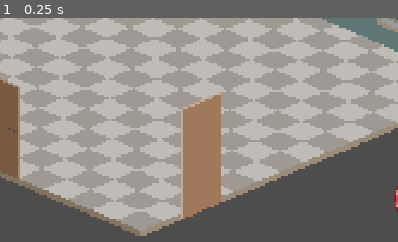
Above: before the commit, frame 1.
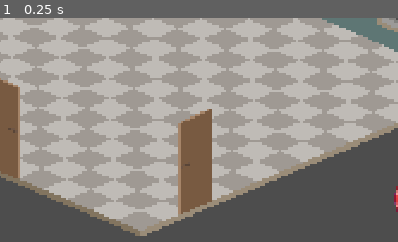
Above: after the commit, the same moment.

Repository: kreativna-blokada/blokadna-glasalica
Game: Godot game, scene res://!project/build/design/scenes/game.tscn
Two runs of this game, one before a commit and one after it. Both use one fixed random seed, a clock stepped at 60 frames per second and the inputs below.
Inputs:
- Up to frame 1 (0.25 s): no input
The pictures show only the part of the screen within x 34-84%, y 50-100%; the shares and areas given below are measured in that part.

The runs differ from the first frame. In frame 1, 5.2% of the frame differs, in the area x 44-56%, y 33-90%.

Commit message:
Adapting to new assets added

Diff:
--- a/!project/build/config/globals.gd
+++ b/!project/build/config/globals.gd
@@ -91,45 +91,45 @@
 
 var VoterFactory: Dictionary[Variant, Variant] = {
 	Voter.Player: {
-		"Texture2D": "res://!project/assets/art/player.png",
+		"Texture2D": "res://!project/art/player.png",
 	},
 	Voter.Blue: {
-		"Texture2D": "res://!project/assets/art/player-blue.png",
+		"Texture2D": "res://!project/art/player-blue.png",
 	},
 	Voter.Brown: {
-		"Texture2D": "res://!project/assets/art/player-brown.png",
+		"Texture2D": "res://!project/art/player-brown.png",
 	},
 	Voter.Green: {
-		"Texture2D": "res://!project/assets/art/player-green.png",
+		"Texture2D": "res://!project/art/player-green.png",
 	},
 	Voter.Red: {
-		"Texture2D": "res://!project/assets/art/player-red.png",
+		"Texture2D": "res://!project/art/player-red.png",
 	},
 	Voter.Teal: {
-		"Texture2D": "res://!project/assets/art/player-teal.png",
+		"Texture2D": "res://!project/art/player-teal.png",
 	},
 	Voter.Lapis: {
-		"Texture2D": "res://!project/assets/art/player-lapis.png",
+		"Texture2D": "res://!project/art/player-lapis.png",
 	},
 	Voter.Azure: {
-		"Texture2D": "res://!project/assets/art/player-azure.png",
+		"Texture2D": "res://!project/art/player-azure.png",
 	},
 	Voter.Cobalt: {
-		"Texture2D": "res://!project/assets/art/player-cobalt.png",
+		"Texture2D": "res://!project/art/player-cobalt.png",
 	},
 }
 
 var VoterStopsSound: Dictionary = {
-	4: "res://!project/assets/audio/round-one.mp3",
-	5: "res://!project/assets/audio/round-two.mp3",
-	6: "res://!project/assets/audio/round-three.mp3",
-	7: "res://!project/assets/audio/round-four.mp3",
-	9: "res://!project/assets/audio/round-five.mp3",
-	12: "res://!project/assets/audio/choose-your-destiny.mp3",
+	4: "res://!project/audio/round-one.mp3",
+	5: "res://!project/audio/round-two.mp3",
+	6: "res://!project/audio/round-three.mp3",
+	7: "res://!project/audio/round-four.mp3",
+	9: "res://!project/audio/round-five.mp3",
+	12: "res://!project/audio/choose-your-destiny.mp3",
 }
 
 var VoterIdleAnimations: Dictionary = {
-	"Texture2D": "res://!project/assets/art/player2.png",
+	"Texture2D": "res://!project/art/player.png",
 	"Animation": {
 		Direction.TopLeft:     { "Name": "top-left",     "Frame Coord": {"x": 0, "y": 4} },
 		Direction.TopRight:    { "Name": "top-right",    "Frame Coord": {"x": 1, "y": 4} },
--- a/!project/build/design/scenes/actors/character.tscn
+++ b/!project/build/design/scenes/actors/character.tscn
@@ -1,7 +1,9 @@
 [gd_scene format=3 uid="uid://d2ah82i7p56vk"]
 
 [ext_resource type="Script" uid="uid://r52riejfxhoe" path="res://!project/build/design/scenes/actors/character.gd" id="1_b5jgq"]
-[ext_resource type="Texture2D" uid="uid://de54xjknr5p38" path="res://!project/assets/art/balloon-dream.png" id="2_85jrd"]
+[ext_resource type="Texture2D" uid="uid://de54xjknr5p38" path="res://!project/art/balloon-dream.png" id="2_85jrd"]
+
+[sub_resource type="ShaderMaterial" id="ShaderMaterial_b5jgq"]
 
 [node name="Character" type="CharacterBody2D" unique_id=1417136144]
 collision_layer = 0
@@ -72,3 +74,6 @@
 [node name="CollisionShape2D" type="CollisionShape2D" parent="." unique_id=312657875]
 
 [node name="AnimationPlayer" type="AnimationPlayer" parent="." unique_id=830087118]
+
+[node name="AnimatedSprite2D" type="AnimatedSprite2D" parent="." unique_id=117126962]
+material = SubResource("ShaderMaterial_b5jgq")
--- a/!project/build/design/scenes/actors/voter.tscn
+++ b/!project/build/design/scenes/actors/voter.tscn
@@ -2,7 +2,7 @@
 
 [ext_resource type="PackedScene" uid="uid://d2ah82i7p56vk" path="res://!project/build/design/scenes/actors/character.tscn" id="1_5suuu"]
 [ext_resource type="Script" uid="uid://8cjtw14xitbg" path="res://!project/build/design/scenes/actors/voter.gd" id="2_5suuu"]
-[ext_resource type="Texture2D" uid="uid://cct3uwf0t5cpk" path="res://!project/assets/art/player.png" id="3_3da2g"]
+[ext_resource type="Texture2D" uid="uid://cct3uwf0t5cpk" path="res://!project/art/player.png" id="3_3da2g"]
 
 [sub_resource type="Animation" id="Animation_014nc"]
 length = 0.001
--- a/!project/build/design/scenes/actors/voters.tscn
+++ b/!project/build/design/scenes/actors/voters.tscn
@@ -1,14 +1,14 @@
 [gd_scene format=3 uid="uid://l36qbvcwr0t3"]
 
-[ext_resource type="Texture2D" uid="uid://cct3uwf0t5cpk" path="res://!project/assets/art/player.png" id="1_8dbqw"]
-[ext_resource type="Texture2D" uid="uid://d0hq7kqjrqynq" path="res://!project/assets/art/player-blue.png" id="2_tye60"]
-[ext_resource type="Texture2D" uid="uid://cmbo8xc0adei3" path="res://!project/assets/art/player-brown.png" id="3_ura76"]
-[ext_resource type="Texture2D" uid="uid://1qmibcqkntq0" path="res://!project/assets/art/player-green.png" id="4_65gjf"]
-[ext_resource type="Texture2D" uid="uid://csvtqh5axdfw8" path="res://!project/assets/art/player-red.png" id="5_mipfj"]
-[ext_resource type="Texture2D" uid="uid://mb1r5br6qn7l" path="res://!project/assets/art/player-teal.png" id="6_eslrs"]
-[ext_resource type="Texture2D" uid="uid://ciatxgtdafkjp" path="res://!project/assets/art/player-lapis.png" id="7_ax7bo"]
-[ext_resource type="Texture2D" uid="uid://dfyeqnk15la0k" path="res://!project/assets/art/player-azure.png" id="8_gn7ng"]
-[ext_resource type="Texture2D" uid="uid://cn2b8eq2e1l2u" path="res://!project/assets/art/player-cobalt.png" id="9_im5pl"]
+[ext_resource type="Texture2D" uid="uid://cct3uwf0t5cpk" path="res://!project/art/player.png" id="1_8dbqw"]
+[ext_resource type="Texture2D" uid="uid://d0hq7kqjrqynq" path="res://!project/art/player-blue.png" id="2_tye60"]
+[ext_resource type="Texture2D" uid="uid://cmbo8xc0adei3" path="res://!project/art/player-brown.png" id="3_ura76"]
+[ext_resource type="Texture2D" uid="uid://1qmibcqkntq0" path="res://!project/art/player-green.png" id="4_65gjf"]
+[ext_resource type="Texture2D" uid="uid://csvtqh5axdfw8" path="res://!project/art/player-red.png" id="5_mipfj"]
+[ext_resource type="Texture2D" uid="uid://mb1r5br6qn7l" path="res://!project/art/player-teal.png" id="6_eslrs"]
+[ext_resource type="Texture2D" uid="uid://ciatxgtdafkjp" path="res://!project/art/player-lapis.png" id="7_ax7bo"]
+[ext_resource type="Texture2D" uid="uid://dfyeqnk15la0k" path="res://!project/art/player-azure.png" id="8_gn7ng"]
+[ext_resource type="Texture2D" uid="uid://cn2b8eq2e1l2u" path="res://!project/art/player-cobalt.png" id="9_im5pl"]
 
 [node name="Factory" type="Node" unique_id=1415317399]
 
--- a/!project/build/design/scenes/actors/voting_stop.tscn
+++ b/!project/build/design/scenes/actors/voting_stop.tscn
@@ -1,7 +1,7 @@
 [gd_scene format=3 uid="uid://dn4isvcgxdmwk"]
 
 [ext_resource type="Script" uid="uid://cae1qnef7dxoe" path="res://!project/build/design/scenes/actors/voting_stop.gd" id="1_6qwqr"]
-[ext_resource type="Texture2D" uid="uid://dx4ykehfm6ucs" path="res://!project/assets/art/abstractTile_28_cut.png" id="2_ttppt"]
+[ext_resource type="Texture2D" uid="uid://dx4ykehfm6ucs" path="res://!project/art/abstractTile_28_cut.png" id="2_ttppt"]
 
 [node name="VotingStop" type="Node2D" unique_id=330516695]
 script = ExtResource("1_6qwqr")
--- a/!project/build/design/scenes/game.tscn
+++ b/!project/build/design/scenes/game.tscn
@@ -1,19 +1,19 @@
 [gd_scene format=3 uid="uid://cugarisbw1qyg"]
 
 [ext_resource type="Script" uid="uid://egc5bohaewmh" path="res://!project/build/design/scenes/stage.gd" id="1_whd4d"]
-[ext_resource type="Texture2D" uid="uid://dtq2mbiupcaix" path="res://!project/assets/art/room.png" id="2_bmiuw"]
+[ext_resource type="Texture2D" uid="uid://dtq2mbiupcaix" path="res://!project/art/room.png" id="2_bmiuw"]
 [ext_resource type="PackedScene" uid="uid://dn4isvcgxdmwk" path="res://!project/build/design/scenes/actors/voting_stop.tscn" id="2_ywe5c"]
-[ext_resource type="Texture2D" uid="uid://dv8afp8brclto" path="res://!project/assets/art/door.png" id="3_nrnfg"]
+[ext_resource type="Texture2D" uid="uid://dv8afp8brclto" path="res://!project/art/door.png" id="3_nrnfg"]
 [ext_resource type="Script" uid="uid://dv4vi1n10xo74" path="res://!project/build/design/scenes/actors/voters.gd" id="3_whd4d"]
-[ext_resource type="Texture2D" uid="uid://ca7s4ygey62sb" path="res://!project/assets/art/UI/Button Right - unpressed.png" id="5_4hrqh"]
-[ext_resource type="Texture2D" uid="uid://d2qginyfevwft" path="res://!project/assets/art/door-right.png" id="6_exxqc"]
-[ext_resource type="Texture2D" uid="uid://ckqvc7clnlxsb" path="res://!project/assets/art/UI/Button Right - pressed.png" id="6_whd4d"]
-[ext_resource type="Texture2D" uid="uid://de1ikyebnqckx" path="res://!project/assets/art/UI/Button Wrong - unpressed.png" id="7_bmiuw"]
-[ext_resource type="Texture2D" uid="uid://bnvx7c6rfa3nd" path="res://!project/assets/art/UI/Button Wrong - pressed.png" id="8_exxqc"]
-[ext_resource type="Texture2D" uid="uid://cdcsfwp181ndh" path="res://!project/assets/art/UI/Button Select - unpressed.png" id="9_cuco4"]
-[ext_resource type="Texture2D" uid="uid://caxdq11kb2wrv" path="res://!project/assets/art/UI/Button Select - pressed.png" id="10_y28sd"]
-[ext_resource type="Texture2D" uid="uid://d2dk3gr6vypyj" path="res://!project/assets/art/UI/Button Initiate - unpressed.png" id="11_0bby2"]
-[ext_resource type="Texture2D" uid="uid://dj51chytcfrml" path="res://!project/assets/art/UI/Button Initiate - pressed.png" id="12_dk2sw"]
+[ext_resource type="Texture2D" uid="uid://ca7s4ygey62sb" path="res://!project/art/UI/Button Right - unpressed.png" id="5_4hrqh"]
+[ext_resource type="Texture2D" uid="uid://d2qginyfevwft" path="res://!project/art/door-right.png" id="6_exxqc"]
+[ext_resource type="Texture2D" uid="uid://ckqvc7clnlxsb" path="res://!project/art/UI/Button Right - pressed.png" id="6_whd4d"]
+[ext_resource type="Texture2D" uid="uid://de1ikyebnqckx" path="res://!project/art/UI/Button Wrong - unpressed.png" id="7_bmiuw"]
+[ext_resource type="Texture2D" uid="uid://bnvx7c6rfa3nd" path="res://!project/art/UI/Button Wrong - pressed.png" id="8_exxqc"]
+[ext_resource type="Texture2D" uid="uid://cdcsfwp181ndh" path="res://!project/art/UI/Button Select - unpressed.png" id="9_cuco4"]
+[ext_resource type="Texture2D" uid="uid://caxdq11kb2wrv" path="res://!project/art/UI/Button Select - pressed.png" id="10_y28sd"]
+[ext_resource type="Texture2D" uid="uid://d2dk3gr6vypyj" path="res://!project/art/UI/Button Initiate - unpressed.png" id="11_0bby2"]
+[ext_resource type="Texture2D" uid="uid://dj51chytcfrml" path="res://!project/art/UI/Button Initiate - pressed.png" id="12_dk2sw"]
 
 [node name="Game" type="Node" unique_id=1771661075]
 
@@ -113,7 +113,7 @@
 texture = ExtResource("3_nrnfg")
 
 [node name="Exit" type="Sprite2D" parent="Stage" unique_id=414813872]
-position = Vector2(1127, 890.00006)
+position = Vector2(1121, 885)
 scale = Vector2(1.5, 1.5)
 texture = ExtResource("6_exxqc")
 
--- a/!project/build/design/scenes/playground.tscn
+++ b/!project/build/design/scenes/playground.tscn
@@ -2,18 +2,18 @@
 
 [ext_resource type="Script" uid="uid://bbqbi7b7sbxcg" path="res://!project/build/design/scenes/playground.gd" id="1_0lvdn"]
 [ext_resource type="PackedScene" uid="uid://dr4n6i0f64c0h" path="res://!project/build/design/scenes/actors/voter.tscn" id="2_15nu1"]
-[ext_resource type="Texture2D" uid="uid://dtq2mbiupcaix" path="res://!project/assets/art/room.png" id="2_kd7wv"]
+[ext_resource type="Texture2D" uid="uid://dtq2mbiupcaix" path="res://!project/art/room.png" id="2_kd7wv"]
 [ext_resource type="PackedScene" uid="uid://dn4isvcgxdmwk" path="res://!project/build/design/scenes/actors/voting_stop.tscn" id="4_0lvdn"]
-[ext_resource type="Texture2D" uid="uid://dv8afp8brclto" path="res://!project/assets/art/door.png" id="4_4snjr"]
-[ext_resource type="Texture2D" uid="uid://dhadrc42q4pyk" path="res://!project/assets/art/balloon-state.png" id="6_kd7wv"]
-[ext_resource type="Texture2D" uid="uid://bnbwm40jaltgt" path="res://!project/assets/art/plant.png" id="7_lx4dv"]
-[ext_resource type="Texture2D" uid="uid://cf55eeua2caey" path="res://!project/assets/art/voting_table.png" id="8_ub0ki"]
-[ext_resource type="Texture2D" uid="uid://1t3vagxag6xt" path="res://!project/assets/art/voting_box.png" id="9_6x5q6"]
-[ext_resource type="Texture2D" uid="uid://bbx61xsoc0hs0" path="res://!project/assets/art/table1.png" id="10_s6iq8"]
-[ext_resource type="Texture2D" uid="uid://bh0tina8uva5e" path="res://!project/assets/art/table2.png" id="11_5hnyl"]
-[ext_resource type="Texture2D" uid="uid://byrpwvnbcylq0" path="res://!project/assets/art/table3.png" id="12_lcs7d"]
-[ext_resource type="Texture2D" uid="uid://cp8miiu5dqrfd" path="res://!project/assets/art/table4.png" id="13_5hnyl"]
-[ext_resource type="Texture2D" uid="uid://cqpi048ceudyq" path="res://!project/assets/art/table5.png" id="14_5hnyl"]
+[ext_resource type="Texture2D" uid="uid://dv8afp8brclto" path="res://!project/art/door.png" id="4_4snjr"]
+[ext_resource type="Texture2D" uid="uid://dhadrc42q4pyk" path="res://!project/art/balloon-state.png" id="6_kd7wv"]
+[ext_resource type="Texture2D" uid="uid://bnbwm40jaltgt" path="res://!project/art/plant.png" id="7_lx4dv"]
+[ext_resource type="Texture2D" uid="uid://cf55eeua2caey" path="res://!project/art/voting_table.png" id="8_ub0ki"]
+[ext_resource type="Texture2D" uid="uid://1t3vagxag6xt" path="res://!project/art/voting_box.png" id="9_6x5q6"]
+[ext_resource type="Texture2D" uid="uid://bbx61xsoc0hs0" path="res://!project/art/table1.png" id="10_s6iq8"]
+[ext_resource type="Texture2D" uid="uid://bh0tina8uva5e" path="res://!project/art/table2.png" id="11_5hnyl"]
+[ext_resource type="Texture2D" uid="uid://byrpwvnbcylq0" path="res://!project/art/table3.png" id="12_lcs7d"]
+[ext_resource type="Texture2D" uid="uid://cp8miiu5dqrfd" path="res://!project/art/table4.png" id="13_5hnyl"]
+[ext_resource type="Texture2D" uid="uid://cqpi048ceudyq" path="res://!project/art/table5.png" id="14_5hnyl"]
 
 [node name="Playground" type="Node2D" unique_id=1489686815]
 script = ExtResource("1_0lvdn")
Renamed: !project/assets/art/Sprout Lands - UI Pack - Basic.png -> !project/art/Sprout Lands - UI Pack - Basic.png
Not shown, added: !project/art/Sprout Lands - UI Pack - Basic.png.import
Renamed: !project/assets/art/UI/Button Enter - pressed.png -> !project/art/UI/Button Enter - pressed.png
Not shown, added: !project/art/UI/Button Enter - pressed.png.import
Renamed: !project/assets/art/UI/Button Enter - unpressed.png -> !project/art/UI/Button Enter - unpressed.png
Not shown, added: !project/art/UI/Button Enter - unpressed.png.import
Renamed: !project/assets/art/UI/Button Initiate - pressed.png -> !project/art/UI/Button Initiate - pressed.png
Not shown, added: !project/art/UI/Button Initiate - pressed.png.import
Renamed: !project/assets/art/UI/Button Initiate - unpressed.png -> !project/art/UI/Button Initiate - unpressed.png
Not shown, added: !project/art/UI/Button Initiate - unpressed.png.import
Renamed: !project/assets/art/UI/Button Invalid - pressed.png -> !project/art/UI/Button Invalid - pressed.png
Not shown, added: !project/art/UI/Button Invalid - pressed.png.import
(and 146 more such lines)
